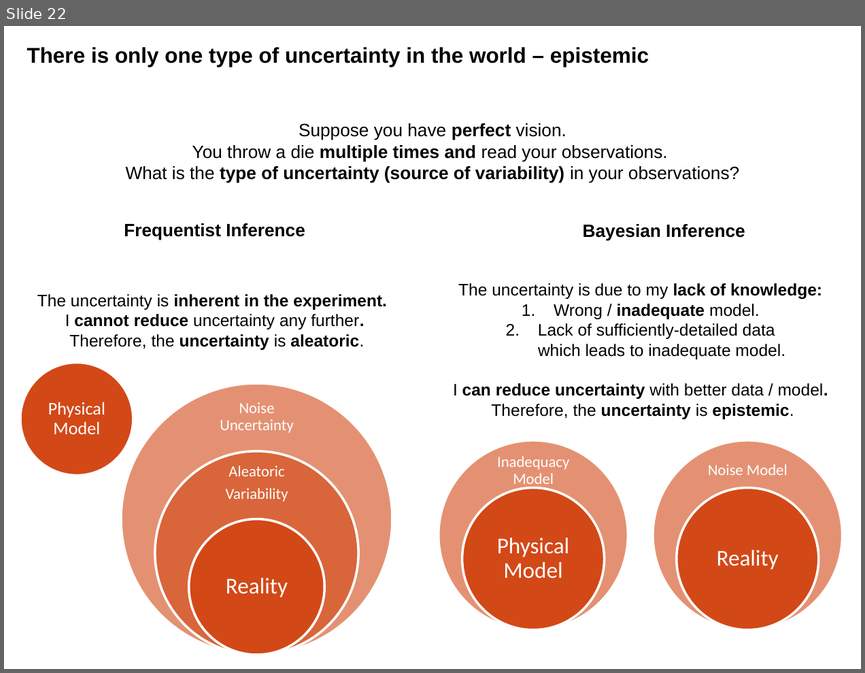
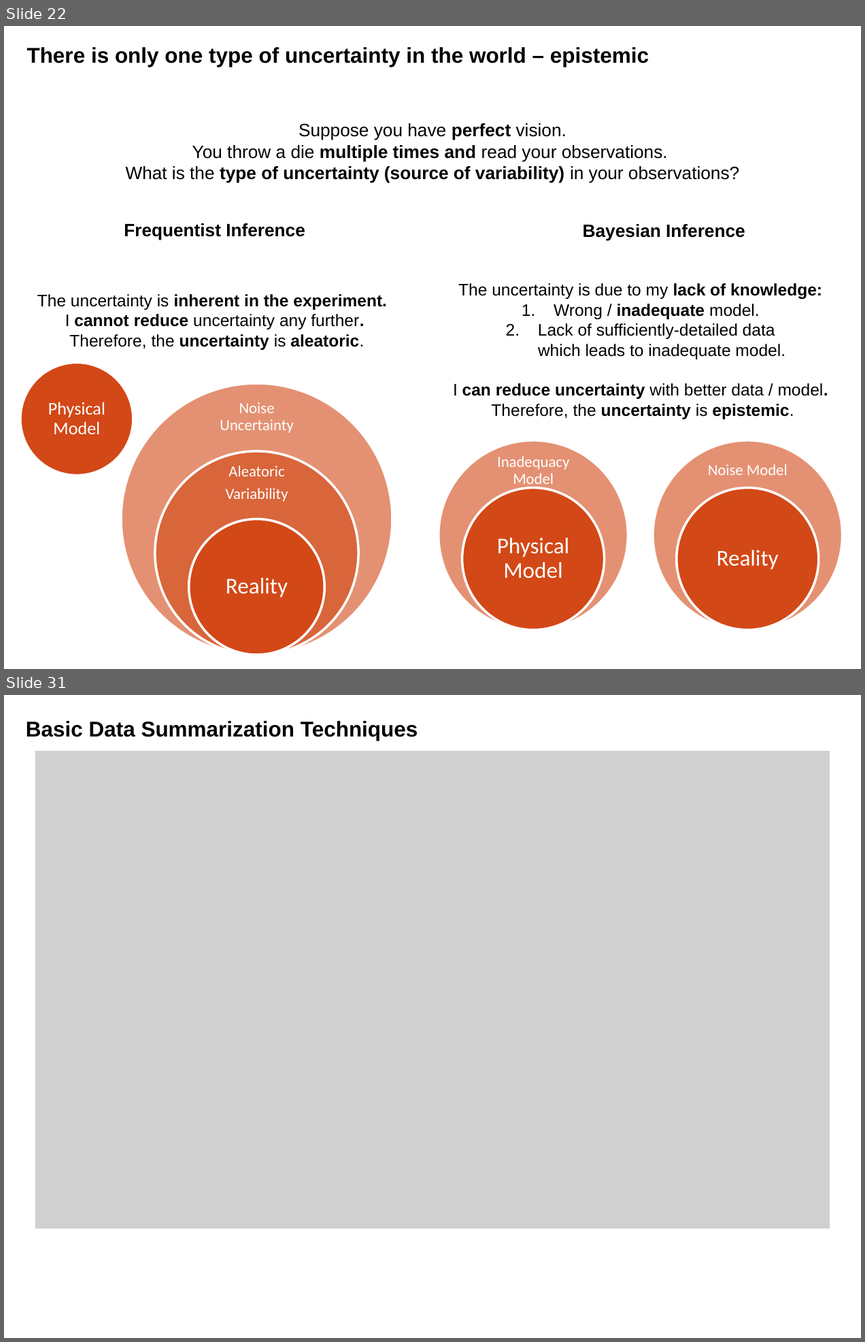
Before and after one commit to shahmoradi/IDS2024S, a slide deck: lecture/4.probability.pptx. Shown one above the other, each under a label of ours: slide 22 before the commit, slides 22 and 31 after it; the slides between them are not shown. The pictures are 865x673 and 865x1342 pixels, drawn with LibreOffice and Linux fonts; fonts in the diff are those of the drawing; grey boxes stand for pictures; background and template pictures are left out. Boxes give left, top, right and bottom in pixels: in the first picture for what was removed or moved away, otherwise in the second. Text is boxed around its words. In the diff, an @@ line names an element or a change of style, - is before the commit and + after.

```diff
--- a/lecture/4.probability.pptx
+++ b/lecture/4.probability.pptx
@@ slide 31 added at [4, 695, 861, 1338], background picture (left out) @@
@@ title added at [26, 721, 418, 741], 18 pt, text #000000, bold @@
+Basic Data Summarization Techniques
@@ picture added at [36, 751, 830, 1228] @@
```
Also in this commit, not shown: 1 slide changed, 21 other slides added, 24 other files.
